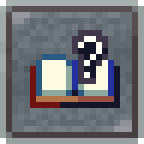
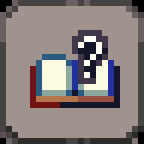
Comparing the layer stacks of the two w=144, h=144 images. Changes:
painted on "Background" over [0, 0, 144, 144]
